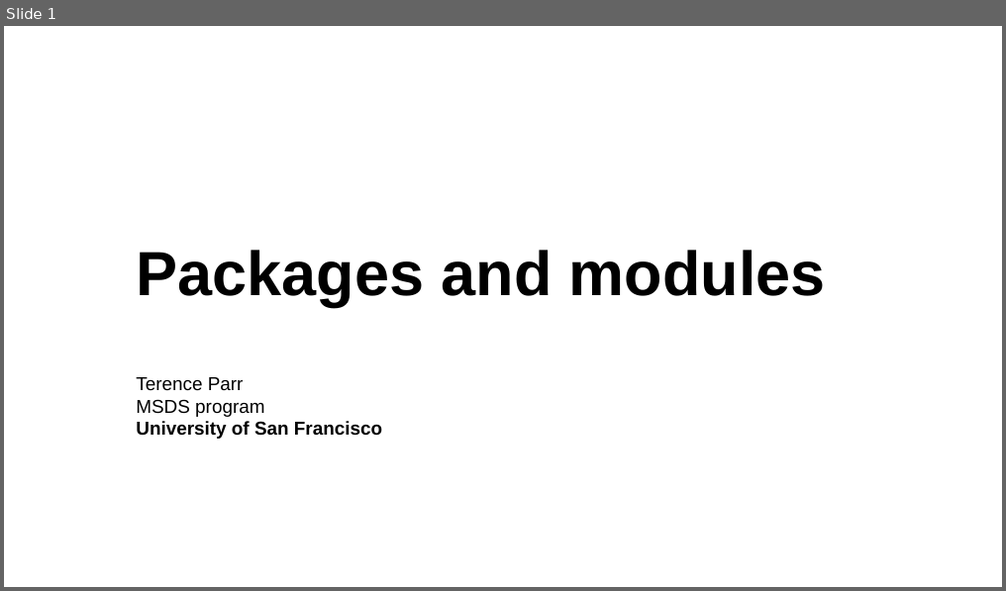
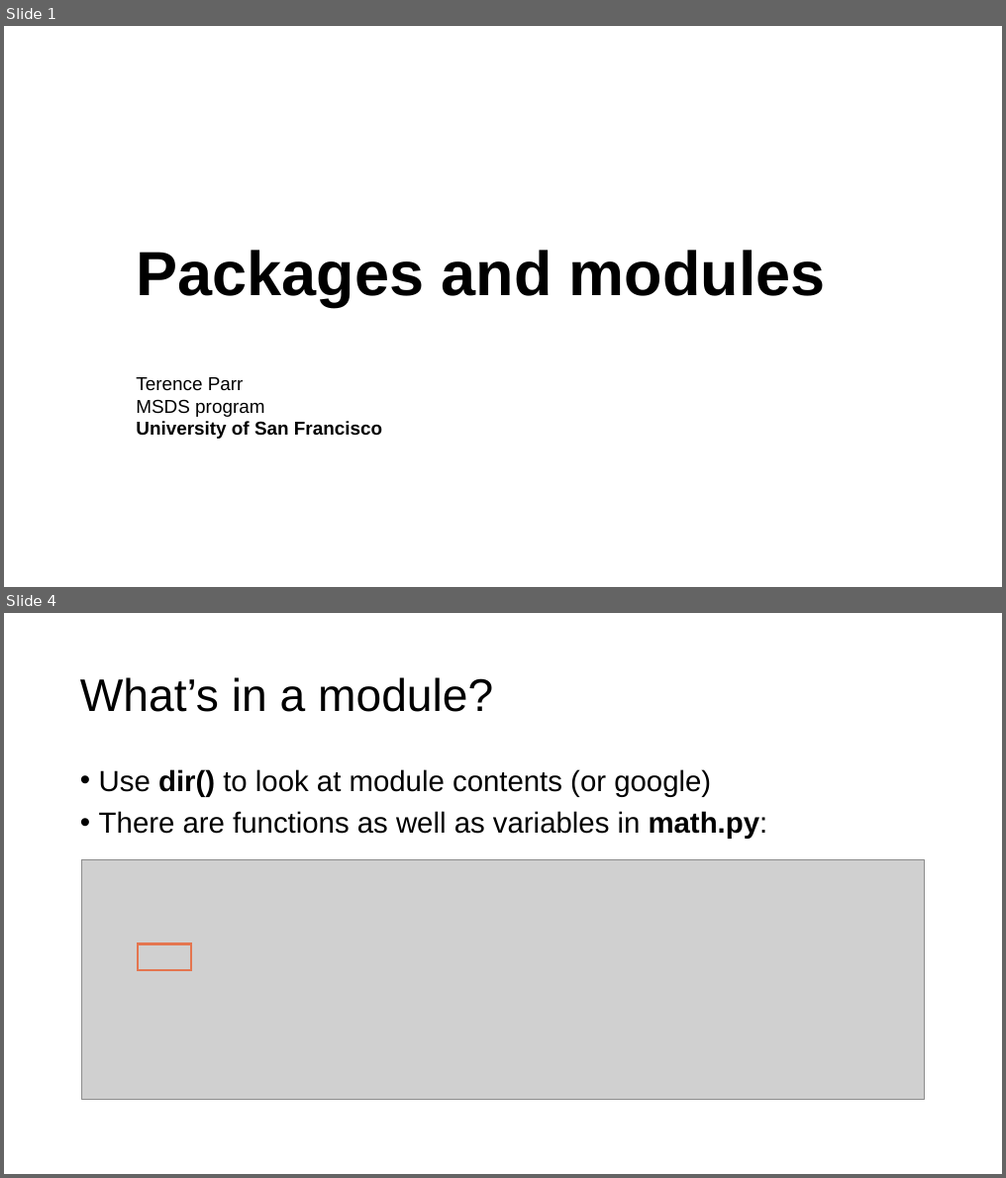
Before and after one commit to parrt/msds501, a slide deck: slides/packages.pptx. Shown one above the other, each under a label of ours: slide 1 before the commit, slides 1 and 4 after it; the slides between them are not shown. The pictures are 1006x591 and 1006x1178 pixels, drawn with LibreOffice and Linux fonts; fonts in the diff are those of the drawing; grey boxes stand for pictures; background and template pictures are left out. Boxes give left, top, right and bottom in pixels: in the first picture for what was removed or moved away, otherwise in the second. Text is boxed around its words. In the diff, an @@ line names an element or a change of style, - is before the commit and + after.

```diff
--- a/slides/packages.pptx
+++ b/slides/packages.pptx
@@ slide 4 added at [4, 613, 1002, 1174], background #FFFFFF @@
@@ title added at [80, 677, 493, 712], 44 pt, text #000000 @@
+What’s in a module?
@@ text added at [99, 769, 768, 839], 28 pt, text #000000 @@
+• Use dir() to look at module contents (or google)
+• There are functions as well as variables in math.py:
@@ picture added at [81, 860, 924, 1100] @@
@@ rectangle added at [138, 944, 191, 970], outline #E4754F 2 pt @@
```
Also in this commit, not shown: 1 slide changed, 6 other slides added, 1 slide removed, 2 other files.
